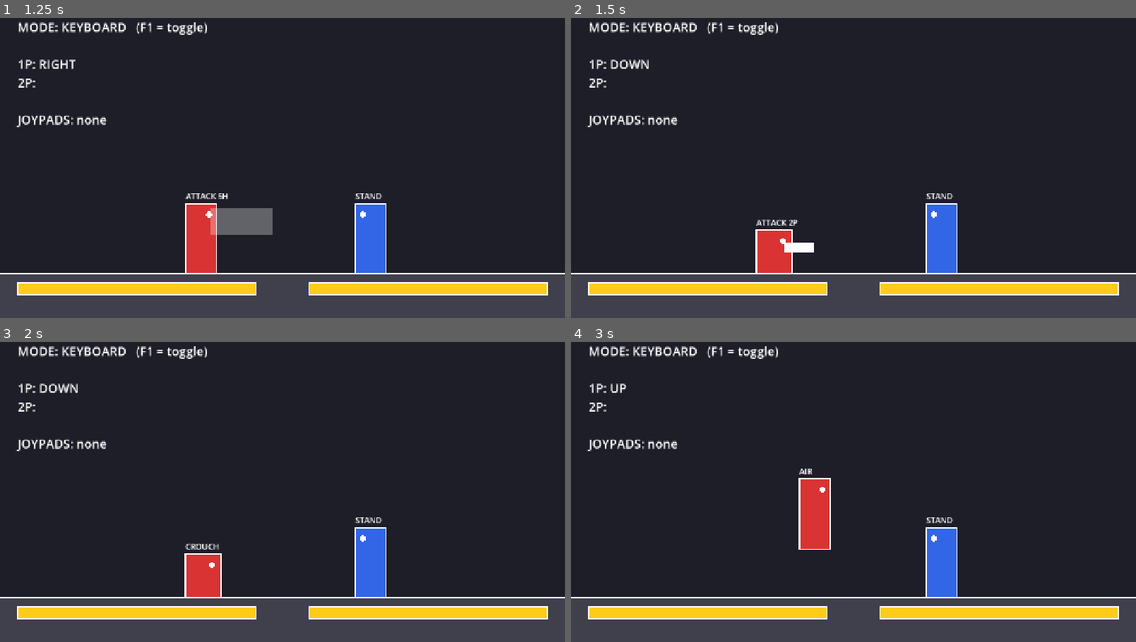
Above: before the commit, frames 1-4 (two rows, left to right).
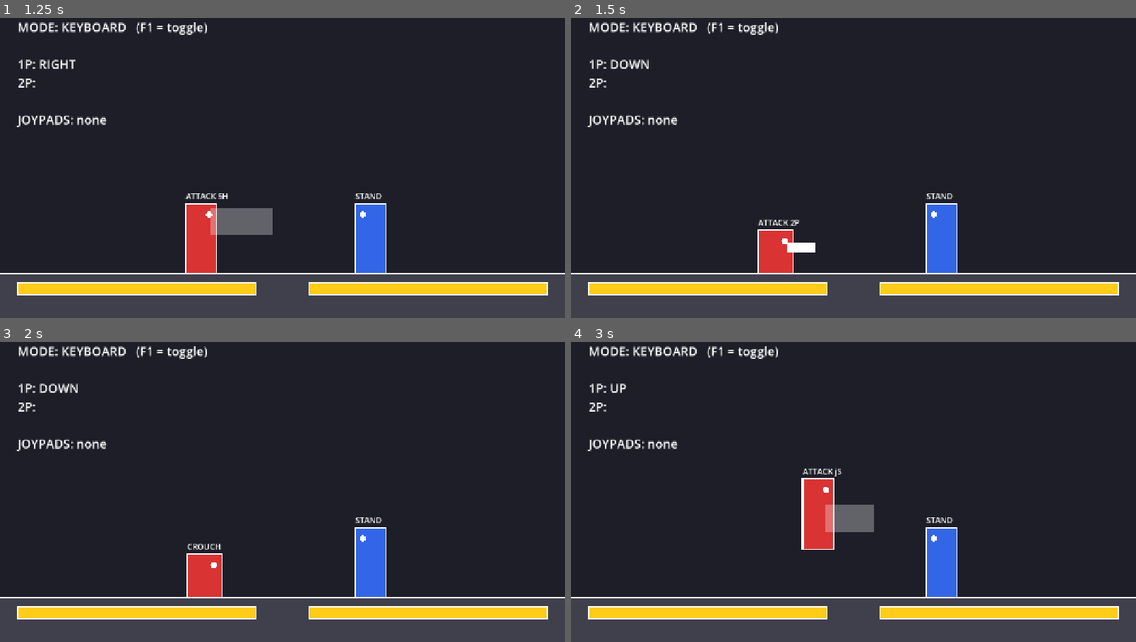
Above: after the commit, the same moments.

Repository: yukituki0/GGJSHS
Game: Godot game, scene res://scenes/main.tscn
The game is run twice, just before and just after one commit, with the same random seed, the same clock (stepped at 60 frames per second) and the same inputs.
Inputs:
- Up to frame 1 (1.25 s): tap Enter at 0.5 s; hold D from 0.53 s (still down); tap O (p1_hs) at 0.6 s
- Up to frame 2 (1.5 s): tap Space at 1.25 s; release D at 1.28 s; hold S from 1.28 s (still down); tap Y at 1.35 s
- Up to frame 3 (2 s): keep holding S
- Up to frame 4 (3 s): tap Enter at 2 s; release S at 2.03 s; hold D 2.03-2.78 s; tap U at 2.1 s; hold W from 2.78 s (still down); tap I at 2.85 s

Frame 1 is identical in both runs. In frame 2, 0.3% of the frame differs, in the area x 32-44%, y 67-85%; in frame 3, 0.3%; in frame 4, 1.3%, in the area x 40-54%, y 42-70%.

Commit message:
입력 버퍼 추가 (5프레임)
후딜/스턴 중에 조금 일찍 누른 공격, 대시, 점프(2단)를 기억했다가
움직일 수 있게 되는 순간 바로 실행. 공격이 끝나는 프레임에 바로 다음 행동 판정.

Co-Authored-By: Claude Opus 5.5 <noreply@anthropic.com>
Claude-Session: https://claude.ai/code/session_01DkxNRghxDBAgHYk82cYTSd

Diff:
--- a/scripts/fighter.gd
+++ b/scripts/fighter.gd
@@ -27,6 +27,7 @@
 @export var airdash_speed := 11.0
 @export var air_actions := 1            # 공중에서 2단 점프/공중 대시를 몇 번 쓸 수 있나 (둘이 공유)
 @export var ground_friction := 0.85     # 밀려날 때 속도가 줄어드는 비율
+@export var input_buffer_frames := 5    # 버튼을 몇 프레임 전에 눌러도 기억해 둘지
 
 # ── 몸 크기 (임시 네모 그래픽 + 밀어내기/피격 판정) ─────────
 const BODY_SIZE := Vector2(70, 160)
@@ -34,6 +35,8 @@
 
 ## 버튼 우선순위: 동시에 눌렀으면 강한 버튼이 이긴다
 const ATTACK_BUTTONS: Array[String] = ["hs", "s", "k", "p"]
+## 입력 버퍼에 기억해 둘 버튼 (누르는 "순간"이 중요한 것들)
+const BUFFERED_ACTIONS: Array[String] = ["hs", "s", "k", "p", "dash", "up"]
 
 var player := 1                 # 1P / 2P
 var color := Color.RED
@@ -52,6 +55,7 @@
 var current_attack: AttackData
 var attack_connected := false   # 이번 공격이 이미 맞았거나 막혔나 (한 번만 판정 + 개틀링 조건)
 var stun_frames := 0            # 히트스턴/가드스턴 남은 프레임
+var _buffer := {}               # 액션 -> 남은 기억 프레임 (0이면 없음)
 
 
 func _ready() -> void:
@@ -62,6 +66,7 @@
 ## 1프레임 진행. Match가 매 프레임 1P → 2P 순서로 직접 호출한다 (처리 순서를 고정하려고)
 func tick() -> void:
 	state_frame += 1
+	_update_buffer()
 	_update_state()
 	position += velocity
 	queue_redraw()
@@ -97,8 +102,23 @@
 	return Input.is_action_pressed(InputManager.action_name(player, action))
 
 
+## "최근 몇 프레임 안에 눌렀나" (입력 버퍼). 실제로 행동에 썼으면 _consume()으로 지운다
 func _pressed(action: String) -> bool:
-	return Input.is_action_just_pressed(InputManager.action_name(player, action))
+	return _buffer.get(action, 0) > 0
+
+
+func _consume(action: String) -> void:
+	_buffer[action] = 0
+
+
+## 입력 버퍼: 누른 순간부터 input_buffer_frames 동안 "눌렀음"을 기억한다.
+## 후딜 중에 조금 일찍 눌러도, 움직일 수 있게 되는 순간 바로 나간다.
+func _update_buffer() -> void:
+	for action in BUFFERED_ACTIONS:
+		if Input.is_action_just_pressed(InputManager.action_name(player, action)):
+			_buffer[action] = input_buffer_frames
+		elif _buffer.get(action, 0) > 0:
+			_buffer[action] -= 1
 
 
 ## 좌우 입력을 "상대 기준"으로 바꿔준다: 1 = 앞(상대 쪽), -1 = 뒤, 0 = 없음
@@ -168,6 +188,7 @@
 		_start_prejump(fwd)
 		return
 	if _pressed("dash"):
+		_consume("dash")
 		if fwd < 0:
 			_change_state(State.BACKDASH)
 		else:
@@ -218,6 +239,7 @@
 
 
 func _start_prejump(dir: int) -> void:
+	_consume("up")  # 안 지우면 점프하자마자 버퍼에 남은 ↑ 때문에 2단 점프가 나가버린다
 	_jump_dir = dir
 	velocity.x = 0
 	_change_state(State.PREJUMP)
@@ -247,9 +269,11 @@
 
 	if air_actions_left > 0:
 		if _pressed("up"):
+			_consume("up")
 			air_actions_left -= 1
 			velocity = Vector2(_input_forward() * jump_forward_speed * facing, double_jump_velocity)
 		elif _pressed("dash"):
+			_consume("dash")
 			air_actions_left -= 1
 			var dir := -1 if _input_forward() < 0 else 1
 			velocity = Vector2(dir * airdash_speed * facing, 0)
@@ -296,9 +320,13 @@
 	if state_frame >= current_attack.total_frames():
 		current_attack = null
 		_change_state(State.AIR if airborne else State.STAND)
+		if not airborne:
+			_ground_neutral()  # 버퍼에 남은 입력이 있으면 같은 프레임에 바로 나가도록
 
 
 func _start_attack(attack_name: String) -> void:
+	for button in ATTACK_BUTTONS:  # 같이 눌린 다른 공격 버튼도 같이 소모
+		_consume(button)
 	current_attack = attacks[attack_name]
 	attack_connected = false
 	if is_on_ground():
